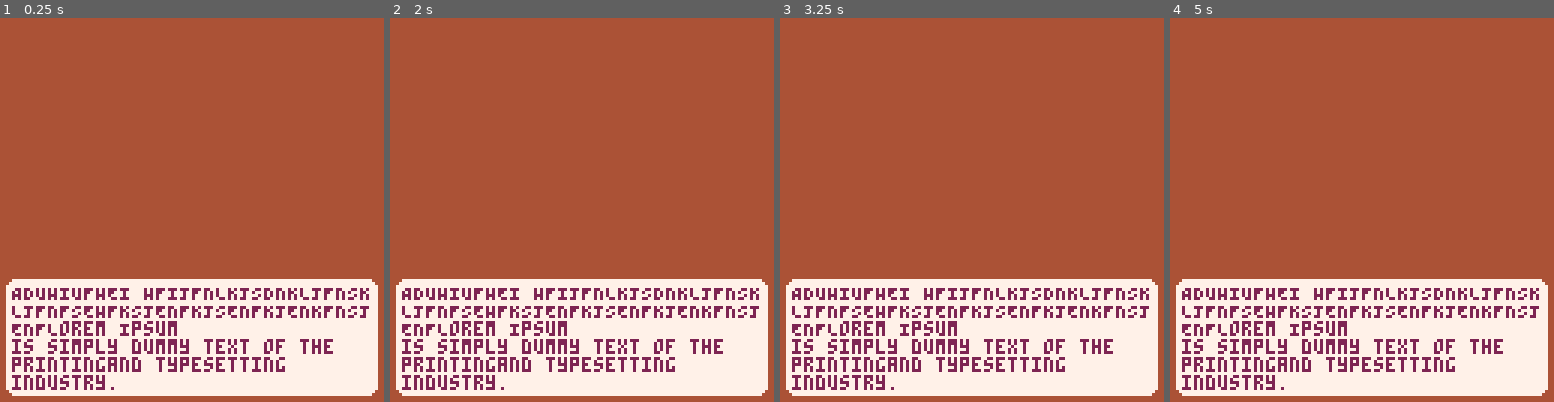
Above: before the commit, frames 1-4 (left to right).
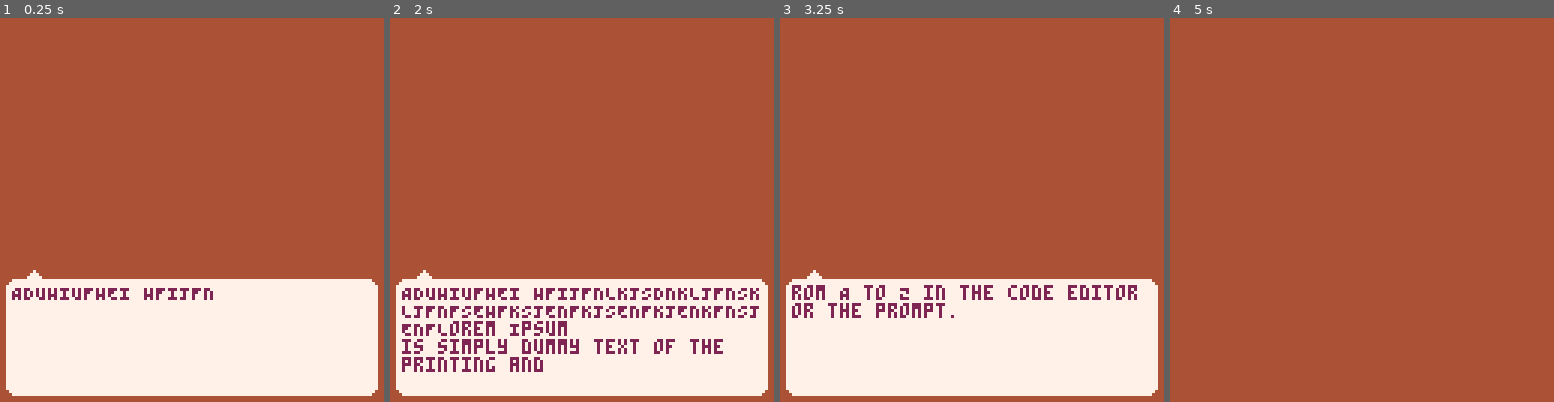
Above: after the commit, the same moments.

Repository: Alfie-Edwards/game-boys
Game: PICO-8 cartridge game.p8
Two runs of this game, one before a commit and one after it. Both use one fixed random seed, a clock stepped at 60 frames per second and the inputs below.
Inputs:
- Up to frame 1 (0.25 s): no input
- Up to frame 2 (2 s): tap X (X key) at 0.33, 1.07, 1.85 s; tap O (Z key) at 0.7, 1.7 s
- Up to frame 3 (3.25 s): tap O (Z key) at 2.1, 2.5, 2.9 s; tap X (X key) at 2.97 s
- Up to frame 4 (5 s): tap O (Z key) every 0.4 s from 3.3 to 4.9 s; tap X (X key) at 4.08 s

The runs differ from the first frame. In frame 1, 5.7% of the frame differs, in the area x 3-97%, y 65-97%; in frame 2, 1.3%; in frame 3, 6.5%; in frame 4, 29%, in the area x 1-99%, y 67-99%.

Commit message:
Sequential dialogue

Diff:
--- a/game.p8
+++ b/game.p8
@@ -52,11 +52,23 @@
 			length = 1,
 	})
 
-	saying = wrap("ADUHIUFHEI HFIJFNLKJSDNKLJFNSKLJFNFSEHFKSJENFKJSENFKJENKFNSJENF Lorem Ipsum \nis simply dummy text of the printing and typesetting industry.")
+    say({wrap("ADUHIUFHEI HFIJFNLKJSDNKLJFNSKLJFNFSEHFKSJENFKJSENFKJENKFNSJENF Lorem Ipsum \nis simply dummy text of the printing and typesetting industry."), wrap("rom A to Z in the code editor or the prompt. PICO- pre-defines single-character global variables with names R, O, and X  ar .")})
 end
 
 function _update60()
-    if not saying.done then
+    if saying_para_done() then
+        if saying and any_input() then
+            saying.para += 1
+            saying.char = 1
+            if saying.para > #saying.paras then
+                saying = nil
+            end
+        end
+    else
+        saying.char = saying.char + 1
+        if saying.char == #saying.paras then
+            t_para_completed = t()
+        end
     end
 end
 
@@ -108,16 +120,27 @@
 		return
 	end
 
-    color(5)
-    rectfill(5, 87, 122, 125)
-    rectfill(2, 90, 125, 122)
-    circfill(5, 90, 3)
-    circfill(122, 90, 3)
-    circfill(5, 122, 3)
-    circfill(122, 122, 3)
-
-    color(1)
-    print(saying, 4, 89)
+    -- Speech bubble
+    if saying then
+        color(5)
+        rectfill(5, 87, 122, 125)
+        rectfill(2, 90, 125, 122)
+        circfill(5, 90, 3)
+        circfill(122, 90, 3)
+        circfill(5, 122, 3)
+        circfill(122, 122, 3)
+        print("◆", 8, 84)
+
+        color(1)
+        print(sub(saying.paras[saying.para], 1, saying.char), 4, 89)
+
+        if saying_para_done() and strobe(0.66, t_para_completed) then
+            color(5)
+            print("♥", 111, 124)
+            color(4)
+            print("♥", 111, 122)
+        end
+    end
 end
 
 function wrap(text)
@@ -129,13 +152,13 @@
                 if #word > max_line_len then
                     local i = max_line_len - #lines[#lines]
                     lines[#lines] = lines[#lines]..sub(word, 1, i).." "
-                    i = i + 1
+                    i += 1
                     while i <= #word do
                         add(lines, sub(word, i, i + max_line_len - 1))
-                        i = i + max_line_len
+                        i += max_line_len
                     end
                 else
-                    add(lines, word)
+                    add(lines, word.." ")
                 end
             else
                 lines[#lines] = lines[#lines]..word.." "
@@ -151,6 +174,18 @@
     end
     assert(#lines <= max_lines)
     return result
+end
+
+function say(paras)
+    saying = {
+        char = 1,
+        para = 1,
+        paras = paras,
+    }
+end
+
+function saying_para_done()
+    return (not saying) or saying.char == #saying.paras[saying.para]
 end
 
 function pal_light_red()
@@ -191,6 +226,14 @@
 	play_laugh(correct_laugh)
 end
 
+function strobe(period, offset)
+    return (t() - (offset or 0)) % (period * 2) < period
+end
+
+function any_input()
+    return btn(4) or btn(5)
+end
+
 __gfx__
 00000000000000000000000000000000000000000000000000000000000000000000000000000000000000000000000000000000000000000000000000000000
 00000000000000000000000000000000000000000000000000000000000000000000000000000000000000000000000000000000000000000000000000000000
